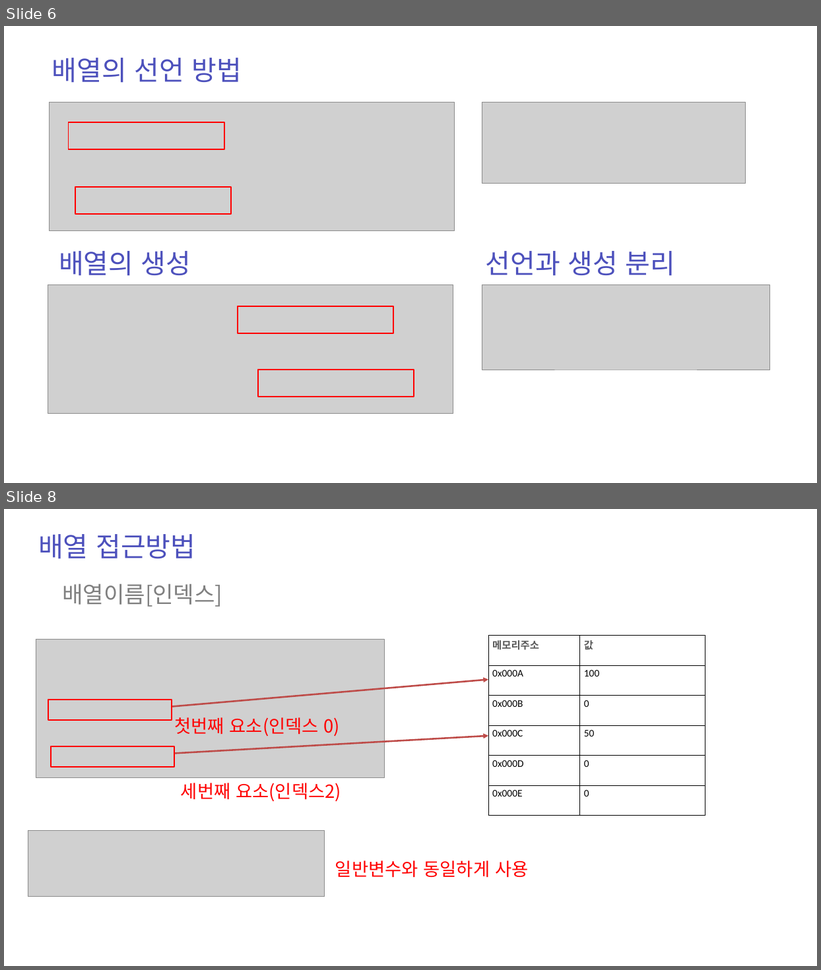
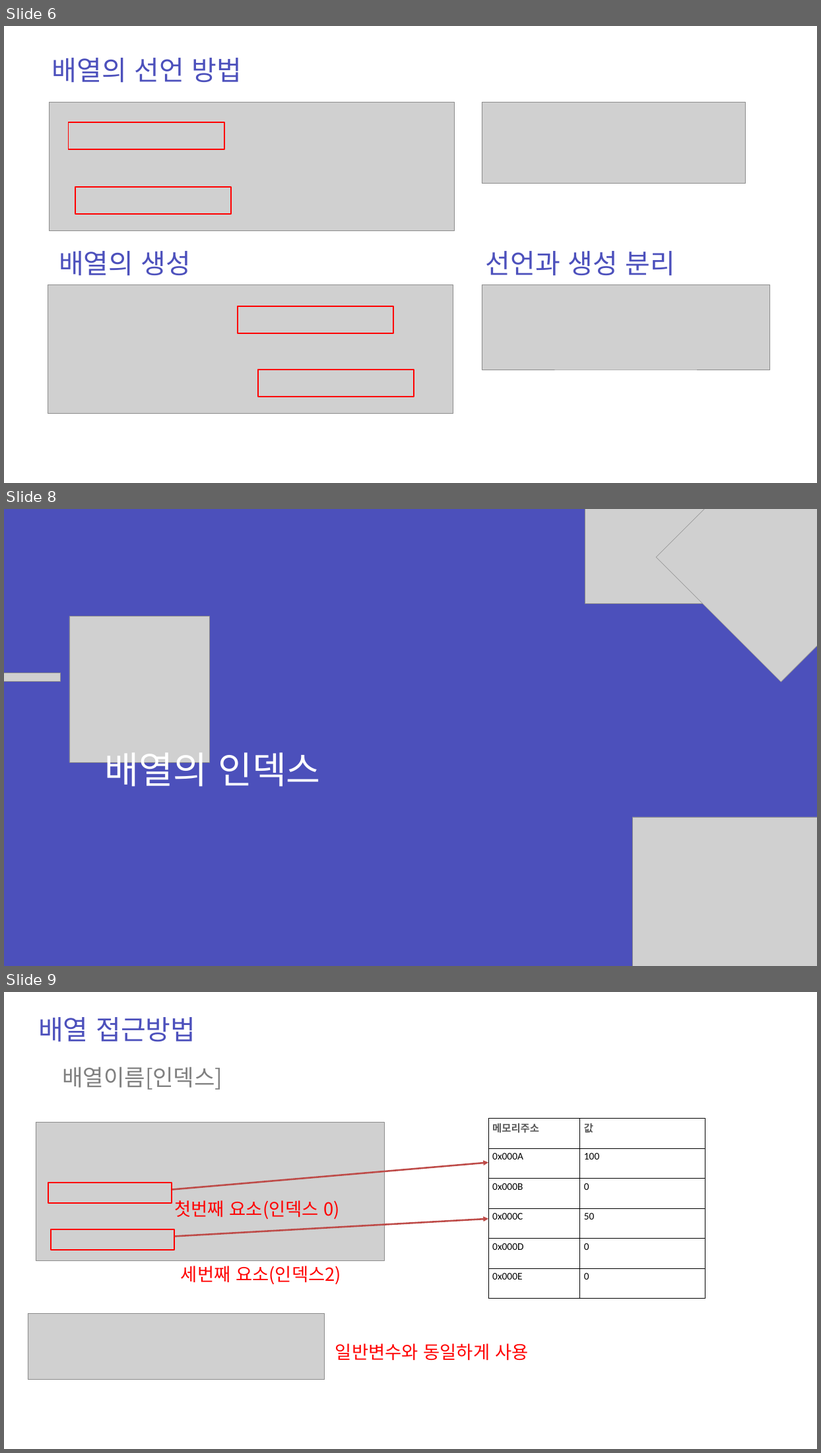
Before and after one commit to zest132/JavaLecture, a slide deck: JavaLecture/LectureFile/java 5강.pptx. Shown one above the other, each under a label of ours: slides 6 and 8 before the commit, slides 6, 8 and 9 after it; the slides between them are not shown. The pictures are 821x970 and 821x1453 pixels, drawn with LibreOffice and Linux fonts; fonts in the diff are those of the drawing; grey boxes stand for pictures. Boxes give left, top, right and bottom in pixels: in the first picture for what was removed or moved away, otherwise in the second. Text is boxed around its words. In the diff, an @@ line names an element or a change of style, - is before the commit and + after.

```diff
--- a/JavaLecture/LectureFile/java 5강.pptx
+++ b/JavaLecture/LectureFile/java 5강.pptx
@@ slide 8 added at [4, 509, 817, 966], background #4C50BB @@
@@ picture added at [585, 509, 736, 604] @@
@@ picture added at [656, 509, 817, 682] @@
@@ picture added at [69, 617, 209, 762] @@
@@ picture added at [4, 673, 61, 681] @@
@@ text added at [104, 746, 321, 793], 66 pt, text #FFFFFF @@
+배열의 인덱스
@@ picture added at [632, 817, 817, 966] @@
@@ what was slide 8 is now slide 9 @@
```
Also in this commit, not shown: 3 slides changed, 2 other slides added, 1 slide removed, 1 other file.
